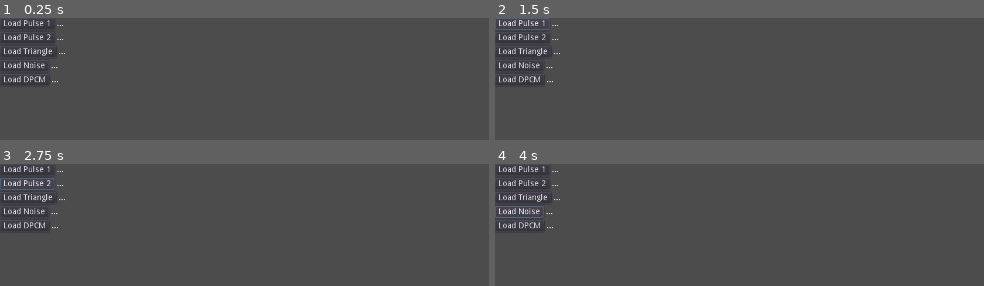
Above: before the commit, frames 1-4 (two rows, left to right).
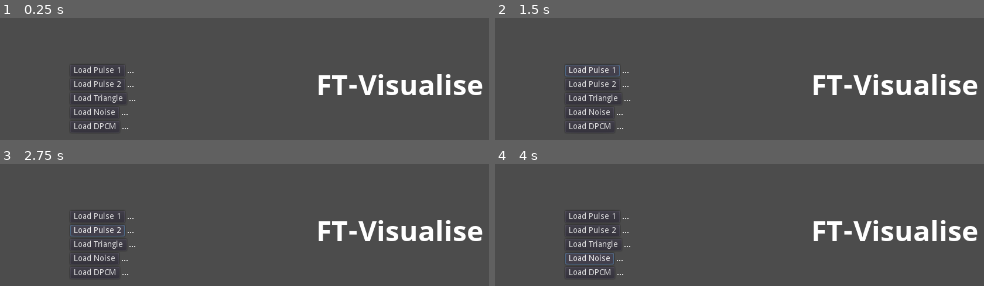
Above: after the commit, the same moments.

Repository: Boyquotes/ft-visualise
Game: Godot game, scene res://ft-visualise/UI/Menu.tscn
Two runs of this game, one before a commit and one after it. Both use one fixed random seed, a clock stepped at 60 frames per second and the inputs below. This scene is started directly instead of the project's main scene.
Inputs:
- Up to frame 1 (0.25 s): no input
- Up to frame 2 (1.5 s): tap Enter at 0.5 s; click "Load Pulse 1" at 1.25 s
- Up to frame 3 (2.75 s): click "Load Pulse 2" at 2 s
- Up to frame 4 (4 s): click "Load Triangle" at 2.75 s; click "Load Noise" at 3.5 s

The runs differ from the first frame. In frame 1, 5.5% of the frame differs, in the area x 0-99%, y 1-94%; in frame 2, 5.6%; in frame 3, 5.7%; in frame 4, 5.8%.

Commit message:
Adding NotoSans as new DynamicFont so that we can change the size of the UI label and button text

Diff:
--- a/ft-visualise/UI/Menu.tscn
+++ b/ft-visualise/UI/Menu.tscn
@@ -1,30 +1,43 @@
-[gd_scene format=2]
+[gd_scene load_steps=3 format=2]
+
+[sub_resource type="DynamicFontData" id=1]
+font_path = "res://ft-visualise/Assets/Fonts/NotoSans-Bold.ttf"
+
+[sub_resource type="DynamicFont" id=2]
+size = 48
+font_data = SubResource( 1 )
 
 [node name="Menu" type="MarginContainer"]
-margin_right = 40.0
-margin_bottom = 40.0
+anchor_right = 1.0
+anchor_bottom = 1.0
+margin_left = 120.0
+margin_top = 80.0
+margin_right = -120.0
+margin_bottom = -80.0
 __meta__ = {
 "_edit_use_anchors_": false
 }
 
 [node name="TitleContainer" type="CenterContainer" parent="."]
-margin_right = 112.0
-margin_bottom = 116.0
+margin_right = 1126.0
+margin_bottom = 67.0
+size_flags_vertical = 2
 
 [node name="TitleLabel" type="Label" parent="TitleContainer"]
-margin_left = 18.0
-margin_top = 51.0
-margin_right = 94.0
-margin_bottom = 65.0
+margin_left = 420.0
+margin_right = 705.0
+margin_bottom = 67.0
+custom_fonts/font = SubResource( 2 )
 text = "FT-Visualise"
 align = 1
 
 [node name="LoadListContainer" type="VBoxContainer" parent="."]
-margin_right = 112.0
+margin_right = 1126.0
 margin_bottom = 116.0
+size_flags_vertical = 0
 
 [node name="Pulse1Container" type="HBoxContainer" parent="LoadListContainer"]
-margin_right = 112.0
+margin_right = 1126.0
 margin_bottom = 20.0
 
 [node name="Pulse1Button" type="Button" parent="LoadListContainer/Pulse1Container"]
@@ -41,7 +54,7 @@
 
 [node name="Pulse2Container" type="HBoxContainer" parent="LoadListContainer"]
 margin_top = 24.0
-margin_right = 112.0
+margin_right = 1126.0
 margin_bottom = 44.0
 
 [node name="Pulse2Button" type="Button" parent="LoadListContainer/Pulse2Container"]
@@ -58,7 +71,7 @@
 
 [node name="TriangleContainer" type="HBoxContainer" parent="LoadListContainer"]
 margin_top = 48.0
-margin_right = 112.0
+margin_right = 1126.0
 margin_bottom = 68.0
 
 [node name="TriangleButton" type="Button" parent="LoadListContainer/TriangleContainer"]
@@ -75,7 +88,7 @@
 
 [node name="NoiseContainer" type="HBoxContainer" parent="LoadListContainer"]
 margin_top = 72.0
-margin_right = 112.0
+margin_right = 1126.0
 margin_bottom = 92.0
 
 [node name="NoiseButton" type="Button" parent="LoadListContainer/NoiseContainer"]
@@ -92,7 +105,7 @@
 
 [node name="DPCMContainer" type="HBoxContainer" parent="LoadListContainer"]
 margin_top = 96.0
-margin_right = 112.0
+margin_right = 1126.0
 margin_bottom = 116.0
 
 [node name="DPCMButton" type="Button" parent="LoadListContainer/DPCMContainer"]
Binary file added: ft-visualise/Assets/Fonts/NotoSans-Bold.ttf
Binary file added: ft-visualise/Assets/Fonts/NotoSans-Regular.ttf
